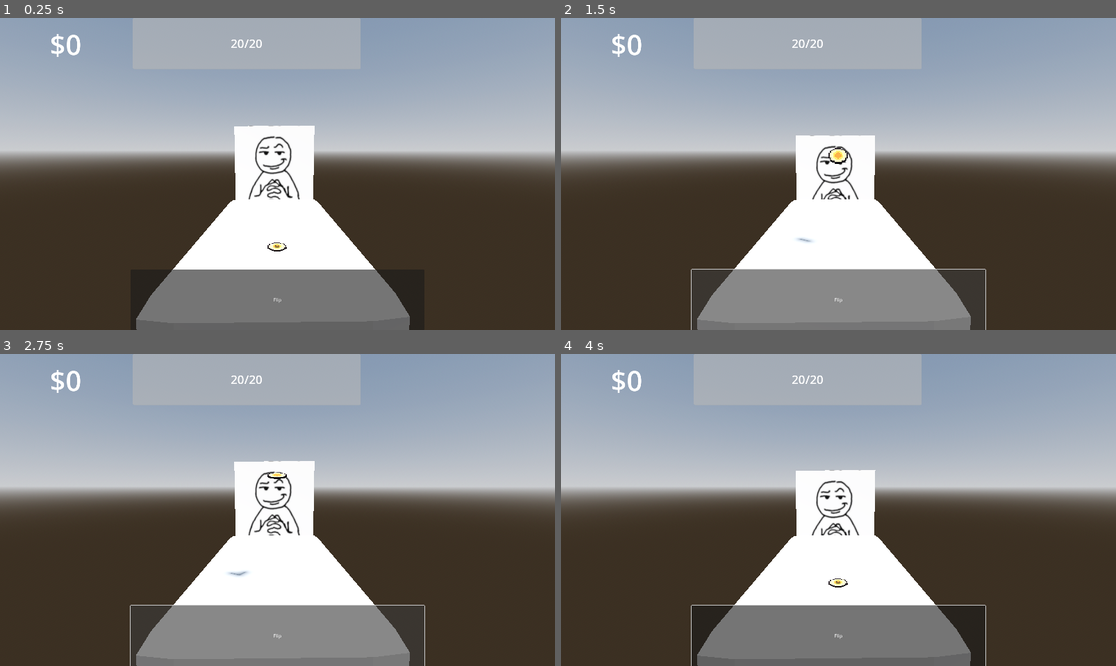
Above: before the commit, frames 1-4 (two rows, left to right).
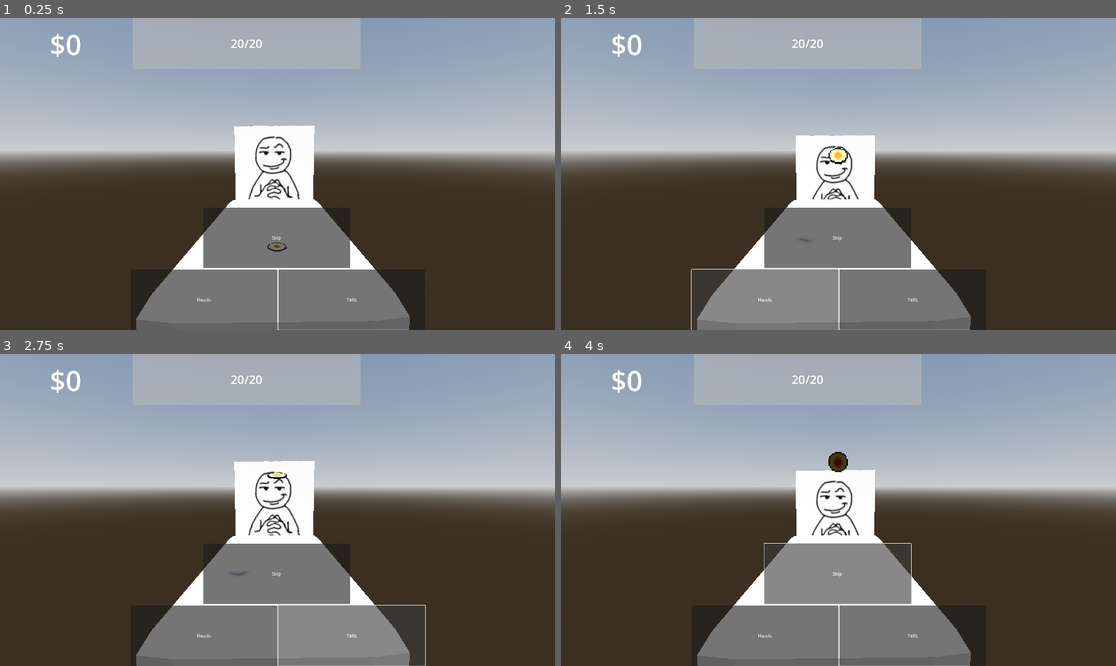
Above: after the commit, the same moments.

Repository: nianjindev/nummus
Game: Godot game, scene res://world.tscn
The game is run twice, just before and just after one commit, with the same random seed, the same clock (stepped at 60 frames per second) and the same inputs. The project has no main scene, so this scene is started directly.
Inputs (mouse positions are in pixels of both pictures, inside the frame that each line leads up to):
- Up to frame 1 (0.25 s): no input
- Up to frame 2 (1.5 s): click (838, 298) at 0.5 s, where only the run before the commit has a clickable "Flip"; click (766, 298) at 1.25 s, where only the run after the commit has a clickable "Heads"
- Up to frame 3 (2.75 s): click (349, 634) at 2 s, where only the run after the commit has a clickable "Tails"
- Up to frame 4 (4 s): click (838, 572) at 2.75 s, where only the run after the commit has a clickable "Skip"; click (838, 572) at 3.5 s, where only the run after the commit has a clickable "Skip"

The runs differ from the first frame. In frame 1, 4.8% of the frame differs, in the area x 35-74%, y 60-100%; in frame 2, 4.9%; in frame 3, 5.0%; in frame 4, 5.3%, in the area x 23-77%, y 31-100%.

Commit message:
added coin guessing

Diff:
--- a/nummus-game/autoload/globals.gd
+++ b/nummus-game/autoload/globals.gd
@@ -3,6 +3,8 @@
 var money: int = 0
 var health: int = 20
 var max_health: int = 20
+
+var coin_guess = ""
 
 signal health_changed
 signal money_changed
--- a/nummus-game/autoload/signalbus.gd
+++ b/nummus-game/autoload/signalbus.gd
@@ -1,3 +1,3 @@
 extends Node
 
-signal coin_flipped
+signal coin_flipped(action_chosen)
--- a/nummus-game/coins/coin.gd
+++ b/nummus-game/coins/coin.gd
@@ -13,11 +13,13 @@
 func _ready():
 	Signalbus.connect("coin_flipped", Callable(flip))
 
-
-
 func flip():
 	var rng = RandomNumberGenerator.new()
 	if my_array[rng.rand_weighted(weights)] == "heads":
 		animation_player.play("flip_heads")
+		if Globals.coin_guess == "heads":
+			print("Correct")
 	else:
 		animation_player.play("flip_tails")
+		if Globals.coin_guess == "tails":
+			print("Wrong")
--- a/nummus-game/gui/button.gd
+++ b/nummus-game/gui/button.gd
@@ -1,5 +1,15 @@
 extends Button
 
+func _on_skip_pressed() -> void:
+	Globals.coin_guess = "skip"
+	Signalbus.coin_flipped.emit()
 
-func _on_pressed() -> void:
+
+func _on_tails_pressed() -> void:
+	Globals.coin_guess = "tails"
 	Signalbus.coin_flipped.emit()
+
+
+func _on_heads_pressed() -> void:
+	Globals.coin_guess = "heads"
+	Signalbus.coin_flipped.emit()
--- a/nummus-game/gui/game_ui.tscn
+++ b/nummus-game/gui/game_ui.tscn
@@ -10,7 +10,7 @@
 grow_horizontal = 2
 grow_vertical = 2
 
-[node name="Button" type="Button" parent="."]
+[node name="Heads" type="Button" parent="."]
 layout_mode = 1
 anchors_preset = 7
 anchor_left = 0.5
@@ -19,10 +19,43 @@
 anchor_bottom = 1.0
 offset_left = -508.0
 offset_top = -209.0
-offset_right = 508.0
 grow_horizontal = 2
 grow_vertical = 0
-text = "Flip"
+text = "Heads"
 script = ExtResource("1_vdk76")
 
-[connection signal="pressed" from="Button" to="Button" method="_on_pressed"]
+[node name="Tails" type="Button" parent="."]
+layout_mode = 1
+anchors_preset = 7
+anchor_left = 0.5
+anchor_top = 1.0
+anchor_right = 0.5
+anchor_bottom = 1.0
+offset_left = 3.0
+offset_top = -210.0
+offset_right = 511.0
+offset_bottom = -1.0
+grow_horizontal = 2
+grow_vertical = 0
+text = "Tails"
+script = ExtResource("1_vdk76")
+
+[node name="Skip" type="Button" parent="."]
+layout_mode = 1
+anchors_preset = 7
+anchor_left = 0.5
+anchor_top = 1.0
+anchor_right = 0.5
+anchor_bottom = 1.0
+offset_left = -257.0
+offset_top = -424.0
+offset_right = 251.0
+offset_bottom = -215.0
+grow_horizontal = 2
+grow_vertical = 0
+text = "Skip"
+script = ExtResource("1_vdk76")
+
+[connection signal="pressed" from="Heads" to="Heads" method="_on_heads_pressed"]
+[connection signal="pressed" from="Tails" to="Heads" method="_on_tails_pressed"]
+[connection signal="pressed" from="Skip" to="Heads" method="_on_skip_pressed"]
